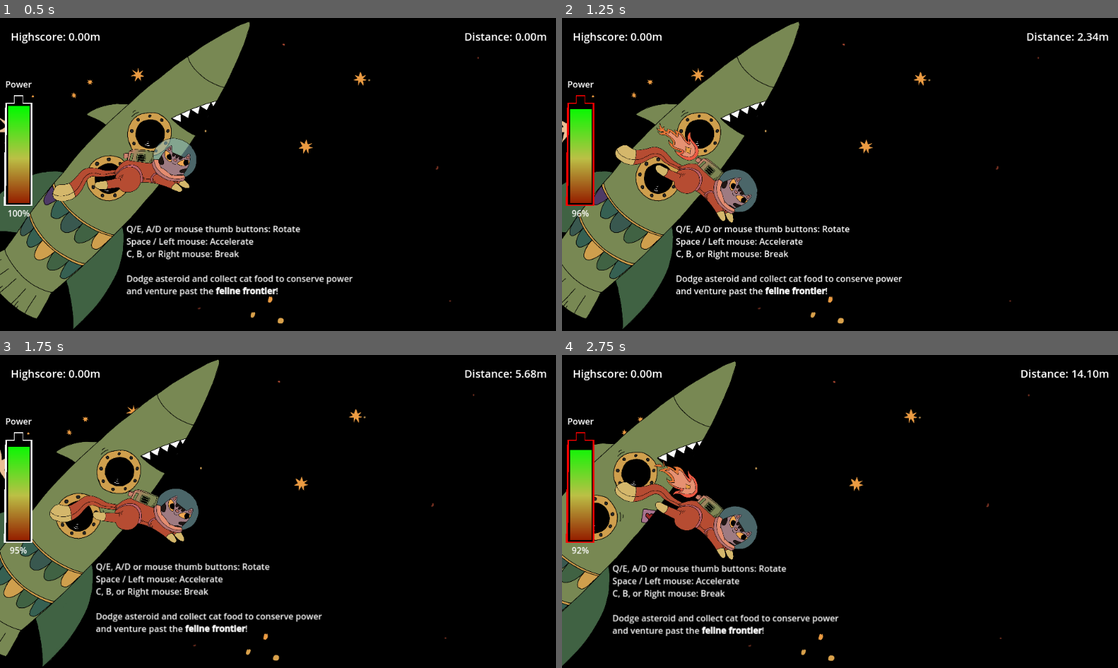
Above: before the commit, frames 1-4 (two rows, left to right).
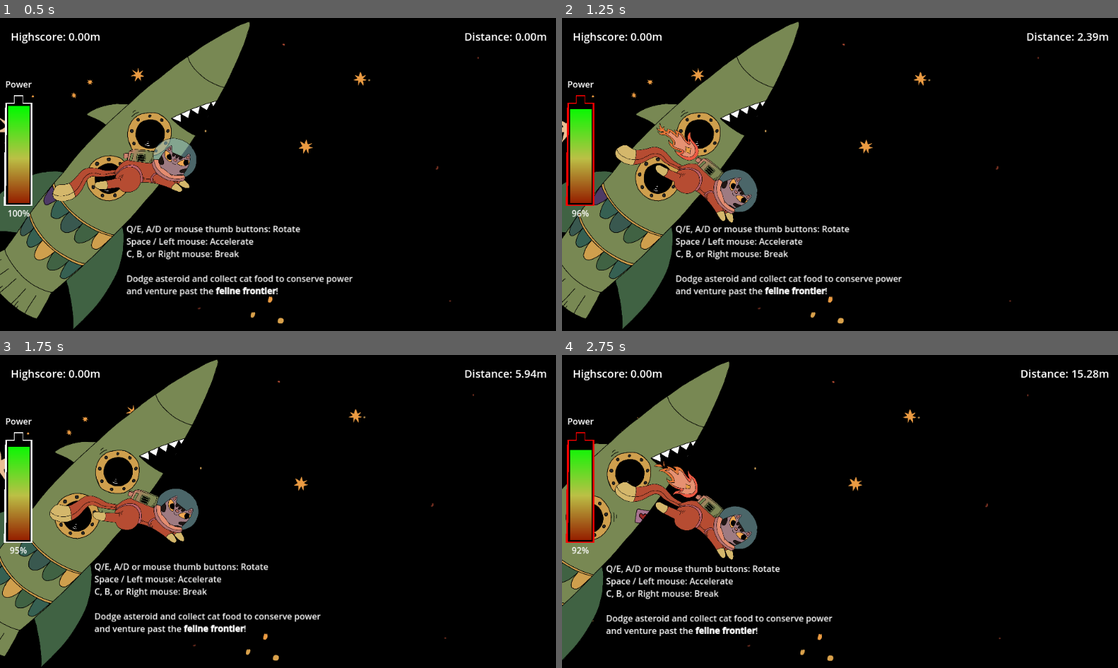
Above: after the commit, the same moments.

Repository: bene-labs/Feline-Frontier
Game: Godot game, scene res://scenes/game.tscn
The game is run twice, just before and just after one commit, with the same random seed, the same clock (stepped at 60 frames per second) and the same inputs.
Inputs (mouse positions are in pixels of both pictures, inside the frame that each line leads up to):
- Up to frame 1 (0.5 s): no input
- Up to frame 2 (1.25 s): tap Enter at 0.5 s; move the mouse to (962, 158) at 0.52 s; hold E (roate_right) from 0.53 s (still down); hold Space (boost) from 0.53 s (still down)
- Up to frame 3 (1.75 s): move the mouse to (166, 527) at 1.27 s; release E (roate_right) at 1.28 s; release Space (boost) at 1.28 s; hold Q (rotate_left) from 1.28 s (still down); right-click (166, 527) at 1.35 s
- Up to frame 4 (2.75 s): move the mouse to (895, 442) at 2.02 s; release Q (rotate_left) at 2.03 s; hold E (roate_right) from 2.03 s (still down); hold Space (boost) from 2.03 s (still down)

Frame 1 is identical in both runs. In frame 2, 2.0% of the frame differs, in the area x 0-97%, y 1-100%; in frame 3, 4.2%; in frame 4, 5.4%, in the area x 0-97%, y 2-100%.

Commit message:
remove linear damping

Diff:
--- a/project.godot
+++ b/project.godot
@@ -51,6 +51,11 @@
 ]
 }
 
+[physics]
+
+2d/default_gravity_vector=Vector2(0, 0)
+2d/default_linear_damp=0.0
+
 [rendering]
 
 renderer/rendering_method="gl_compatibility"
--- a/scenes/game.tscn
+++ b/scenes/game.tscn
@@ -53,6 +53,7 @@
 [node name="Far" type="Parallax2D" parent="Background"]
 scroll_scale = Vector2(0.15, 0.15)
 repeat_size = Vector2(2280.2, 1612)
+repeat_times = 2
 
 [node name="Sprite2D" type="Sprite2D" parent="Background/Far"]
 scale = Vector2(0.65, 0.65)
@@ -61,6 +62,7 @@
 [node name="Middle" type="Parallax2D" parent="Background"]
 scroll_scale = Vector2(0.4, 0.4)
 repeat_size = Vector2(2280.2, 1612)
+repeat_times = 2
 
 [node name="Sprite2D" type="Sprite2D" parent="Background/Middle"]
 scale = Vector2(0.65, 0.65)
@@ -69,9 +71,9 @@
 [node name="Close" type="Parallax2D" parent="Background"]
 scroll_scale = Vector2(0.8, 0.8)
 repeat_size = Vector2(2280.2, 1612)
+repeat_times = 2
 
 [node name="Sprite2D" type="Sprite2D" parent="Background/Close"]
-position = Vector2(1, 0)
 scale = Vector2(0.65, 0.65)
 texture = ExtResource("4_2re4g")
 
